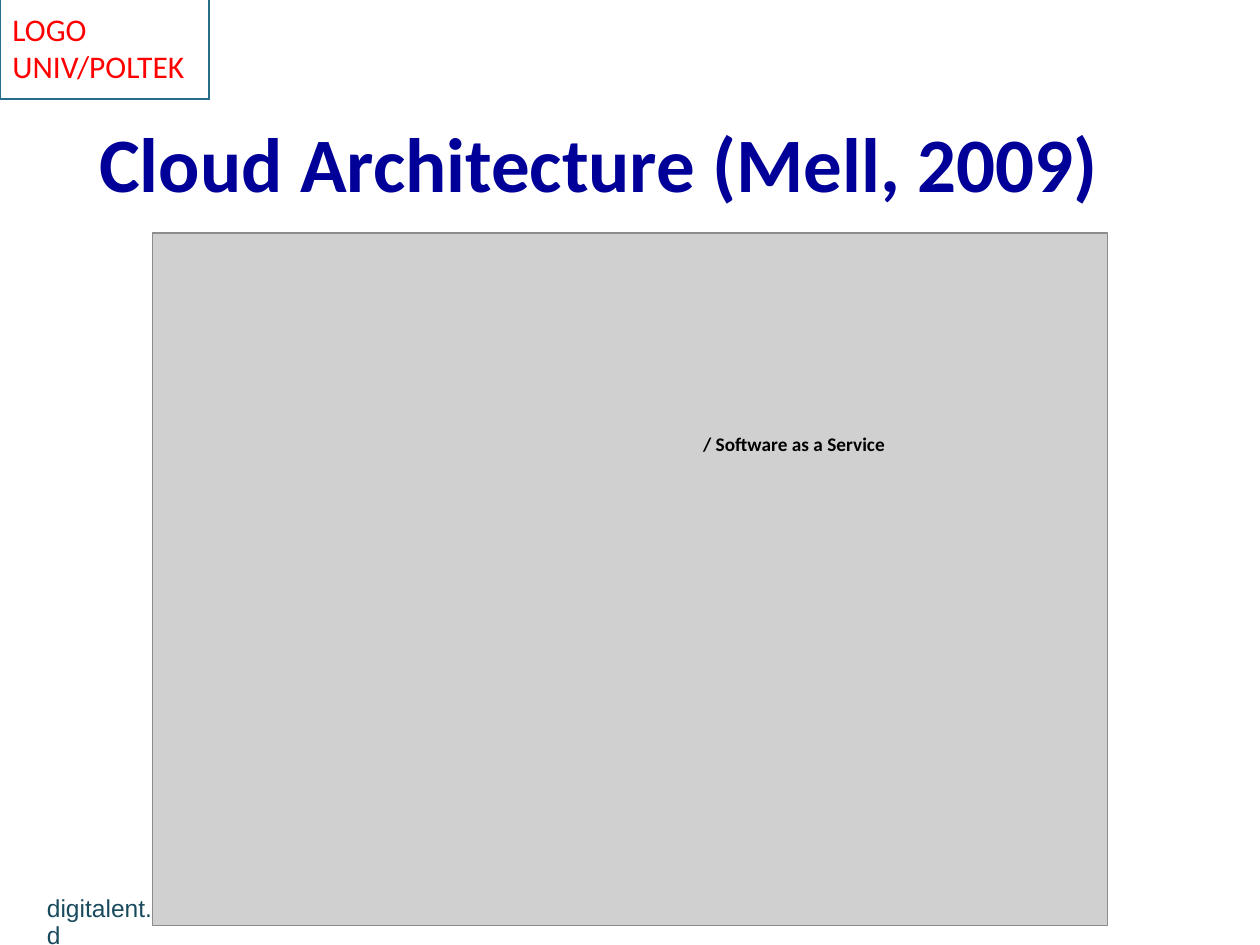
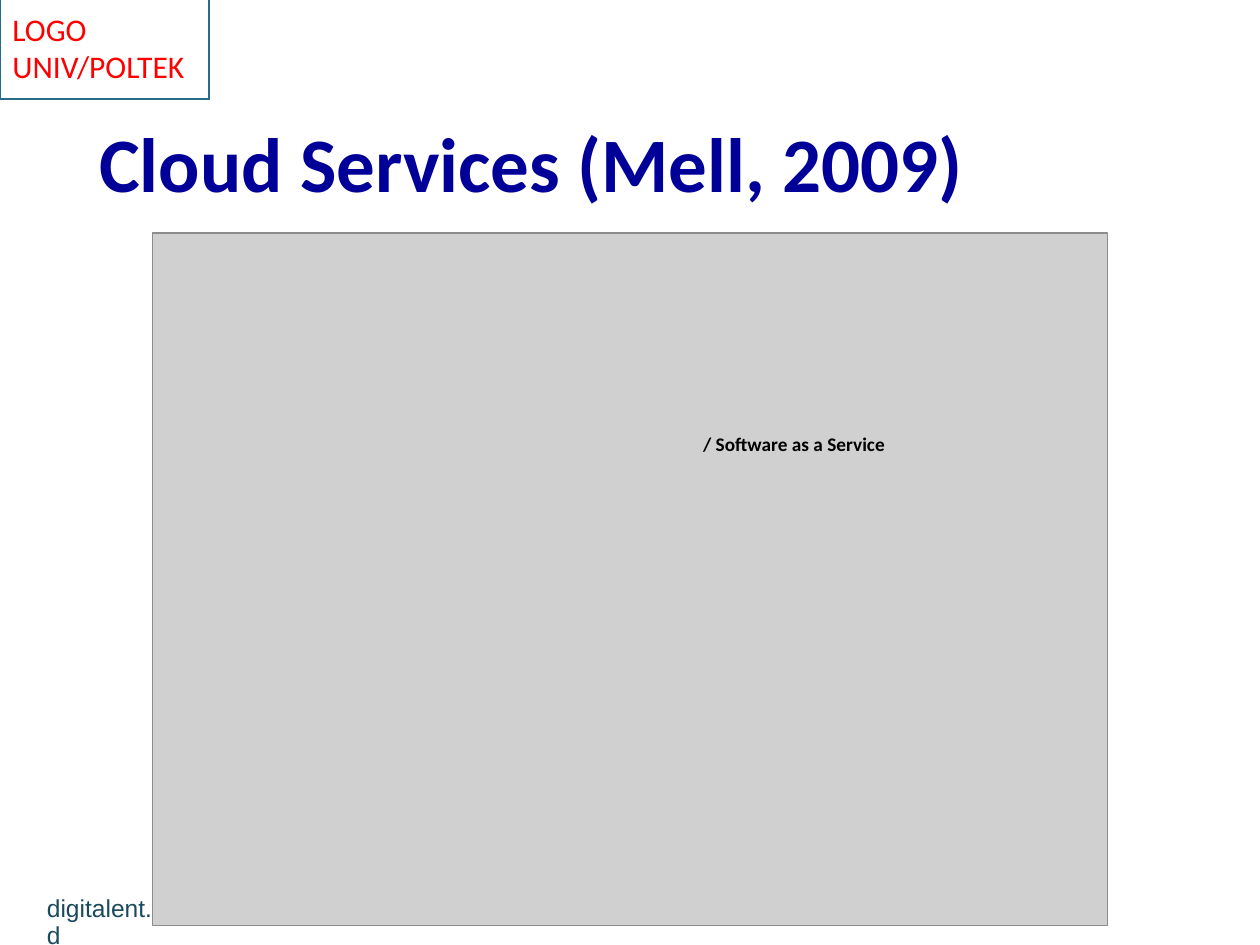
Before and after one commit to auliyanurul/kuliah, a slide deck: slide 18 of Big Data Analytics DTS 2019/Big Data - Sesi 01 - Introduction to Cloud Computing.pptx. Drawn at 1260x945 pixels with LibreOffice and Linux fonts; fonts in the diff are those of the drawing; grey boxes stand for pictures; background and template pictures are left out. Boxes give left, top, right and bottom in pixels: in the first picture for what was removed or moved away, otherwise in the second. Text is boxed around its words. In the diff, an @@ line names an element or a change of style, - is before the commit and + after.

```diff
--- a/Big Data Analytics DTS 2019/Big Data - Sesi 01 - Introduction to Cloud Computing.pptx
+++ b/Big Data Analytics DTS 2019/Big Data - Sesi 01 - Introduction to Cloud Computing.pptx
@@ title at [99,135,962,204]: text changed @@
-Cloud Architecture (Mell, 2009)
+Cloud Services (Mell, 2009)
```
Also in this commit, not shown: 11 other slides changed, 1 other file.
